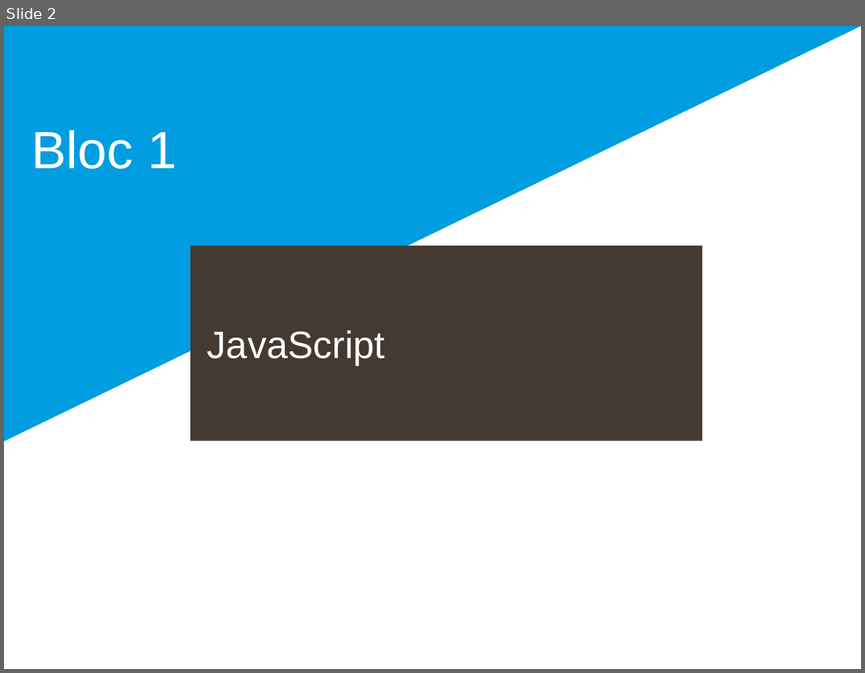
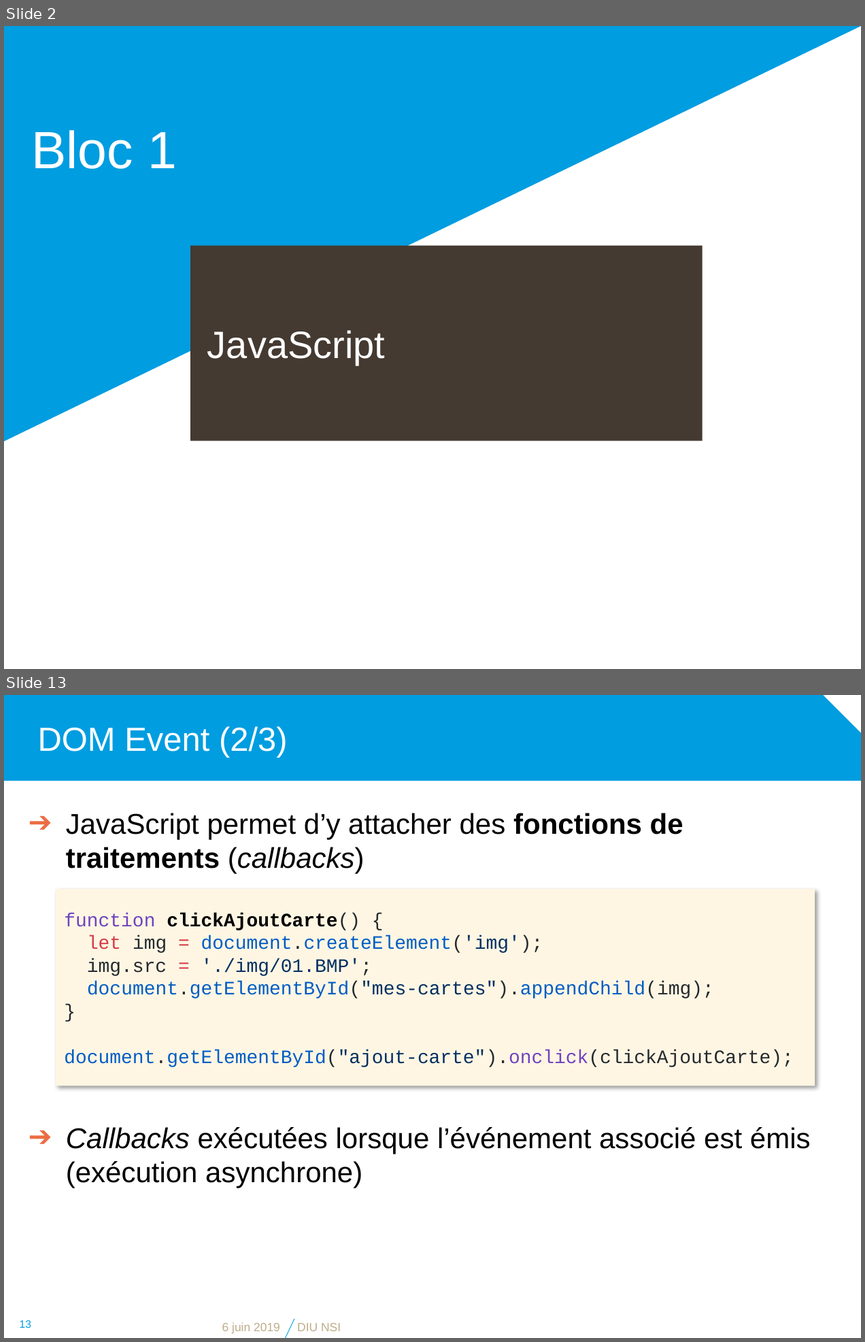
Before and after one commit to diu-uf-bordeaux/bloc1, a slide deck: web/4-JS/JavaScript.pptx. Shown one above the other, each under a label of ours: slide 2 before the commit, slides 2 and 13 after it; the slides between them are not shown. The pictures are 865x673 and 865x1342 pixels, drawn with LibreOffice and Linux fonts; fonts in the diff are those of the drawing; background and template pictures are left out. Boxes give left, top, right and bottom in pixels: in the first picture for what was removed or moved away, otherwise in the second. Text is boxed around its words. In the diff, an @@ line names an element or a change of style, - is before the commit and + after.

```diff
--- a/web/4-JS/JavaScript.pptx
+++ b/web/4-JS/JavaScript.pptx
@@ slide 13 added at (x1=4, y1=695, x2=861, y2=1338), background #FFFFFF @@
@@ snip rect added at (x1=4, y1=695, x2=861, y2=781), fill #009DE0 @@
@@ title added at (x1=38, y1=726, x2=288, y2=758), 28 pt, text #FFFFFF @@
+DOM Event (2/3)
@@ text added at (x1=66, y1=813, x2=810, y2=1187), 24 pt, text #000000 @@
+➔ JavaScript permet d’y attacher des fonctions de traitements (callbacks)
+➔ Callbacks exécutées lorsque l’événement associé est émis
+  (exécution asynchrone)
@@ rectangle added at (x1=56, y1=889, x2=815, y2=1086), fill #FEF6E3, 16 pt, text #005CC5 @@
+function clickAjoutCarte() {
+let img = document.createElement('img');
+img.src = './img/01.BMP';
+document.getElementById("mes-cartes").appendChild(img);
+}
+document.getElementById("ajout-carte").onclick(clickAjoutCarte);
@@ page number added at (x1=20, y1=1320, x2=32, y2=1327), 9 pt, text #009DE0 @@
+13
@@ text added at (x1=222, y1=1322, x2=280, y2=1334), 10 pt, text #BEAD8A @@
+6 juin 2019
@@ line added from (285, 1338) to (294, 1319), #009DE0 0.5 pt @@
@@ text added at (x1=297, y1=1323, x2=341, y2=1331), 10 pt, text #BEAD8A @@
+DIU NSI
```
Also in this commit, not shown: 9 slides changed, 4 other slides added, 1 slide removed, 1 other file.
